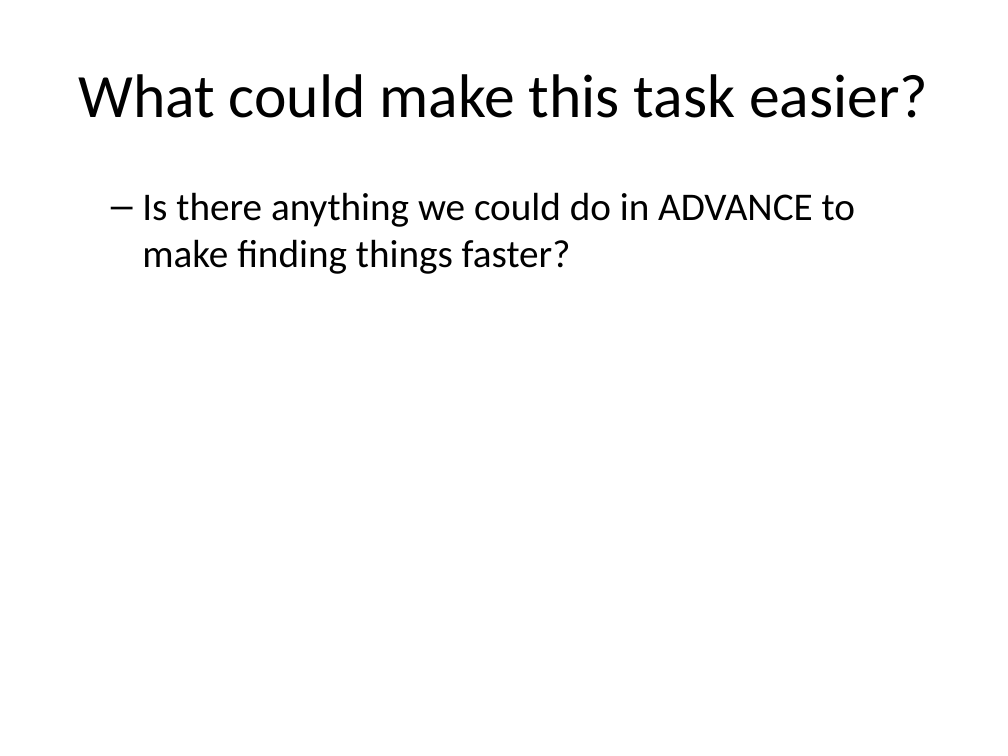
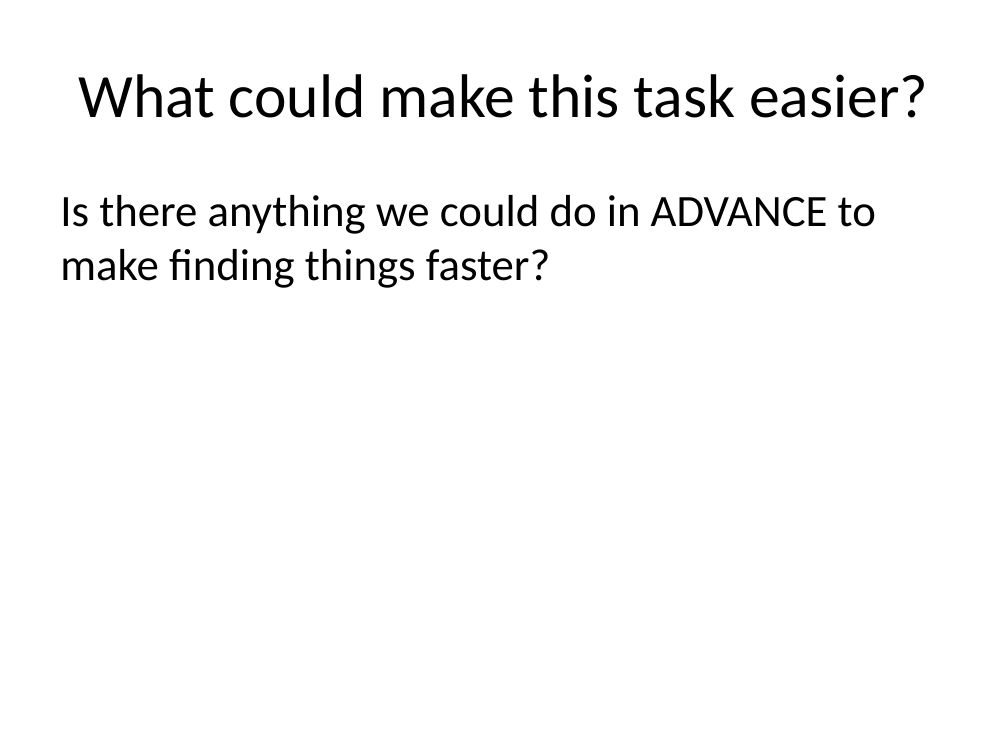
Before and after one commit to mr-eggleton/web-lit-core, a slide deck: slide 9 of powerpoints/04-search-party.pptx. Drawn at 1008x756 pixels with LibreOffice and Linux fonts; fonts in the diff are those of the drawing. Boxes give left, top, right and bottom in pixels: in the first picture for what was removed or moved away, otherwise in the second. Text is boxed around its words. In the diff, an @@ line names an element or a change of style, - is before the commit and + after.

```diff
--- a/powerpoints/04-search-party.pptx
+++ b/powerpoints/04-search-party.pptx
@@ text "Is there anything we could ..." at <box>60,195,876,288</box>: size 28 to 32 pt; bullet – to none; list level 2 to 1 in "Is there anything we could ..." @@
```
Also in this commit, not shown: 2 other slides changed, 3 other files.
